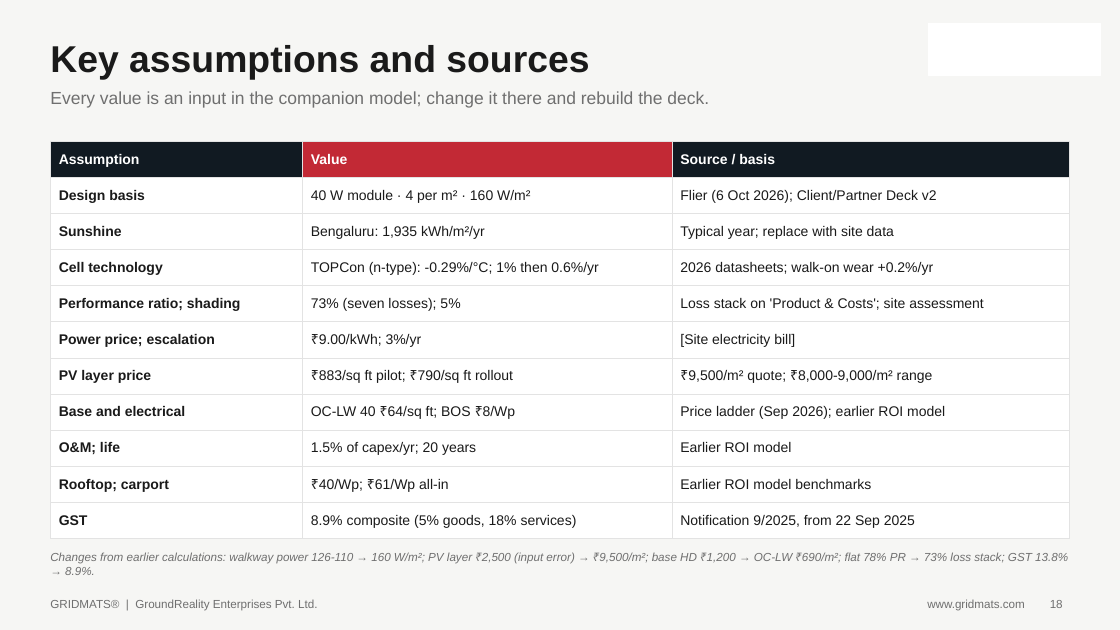
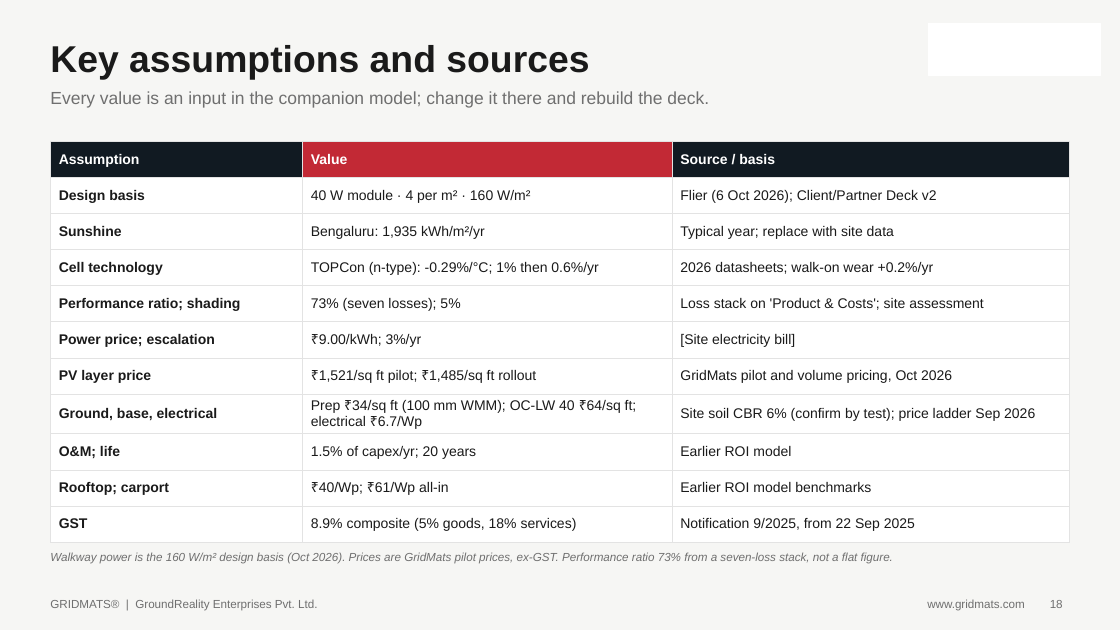
Before and after one commit to bprathap79/gridmats-monitor, a slide deck: slide 18 of solar-walkway-template/output/template/GridMats_Solar_Walkway_Proposal_TEMPLATE.pptx. Drawn at 1120x630 pixels with LibreOffice and Linux fonts; fonts in the diff are those of the drawing; background and template pictures are left out. Boxes give left, top, right and bottom in pixels: in the first picture for what was removed or moved away, otherwise in the second. Text is boxed around its words. In the diff, an @@ line names an element or a change of style, - is before the commit and + after.

```diff
--- a/solar-walkway-template/output/template/GridMats_Solar_Walkway_Proposal_TEMPLATE.pptx
+++ b/solar-walkway-template/output/template/GridMats_Solar_Walkway_Proposal_TEMPLATE.pptx
@@ table at [50, 141, 1070, 535] @@
-row 7, column 2: ₹883/sq ft pilot; ₹790/sq ft rollout
+row 7, column 2: ₹1,521/sq ft pilot; ₹1,485/sq ft rollout
-row 7, column 3: ₹9,500/m² quote; ₹8,000-9,000/m² range
+row 7, column 3: GridMats pilot and volume pricing, Oct 2026
-row 8: Base and electrical | OC-LW 40 ₹64/sq ft; BOS ₹8/Wp | Price ladder (Sep 2026); earlier ROI model
+row 8: Ground, base, electrical | Prep ₹34/sq ft (100 mm WMM); OC-LW 40 ₹64/sq ft; electrical ₹6.7/Wp | Site soil CBR 6% (confirm by test); price ladder Sep 2026
@@ text at [50, 552, 893, 564]: text changed @@
-Changes from earlier calculations: walkway power 126-110 → 160 W/m²; PV layer ₹2,500 (input error) → ₹9,500/m²; base HD ₹1,200 → OC-LW ₹690/m²; flat 78% PR → 73% loss stack; GST 13.8% → 8.9%.
+Walkway power is the 160 W/m² design basis (Oct 2026). Prices are GridMats pilot prices, ex-GST. Performance ratio 73% from a seven-loss stack, not a flat figure.
```
Also in this commit, not shown: 8 other slides changed, 9 other files.
